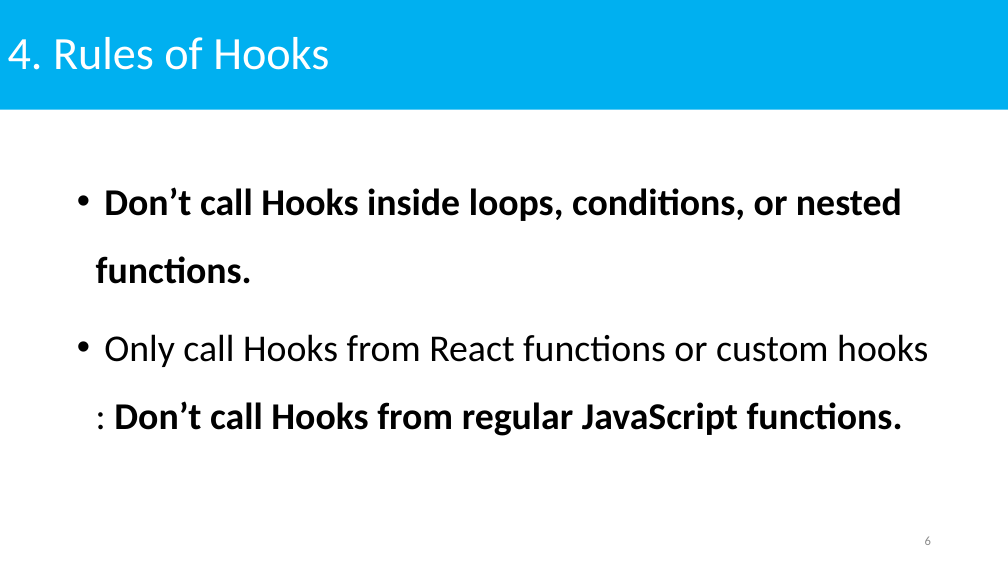
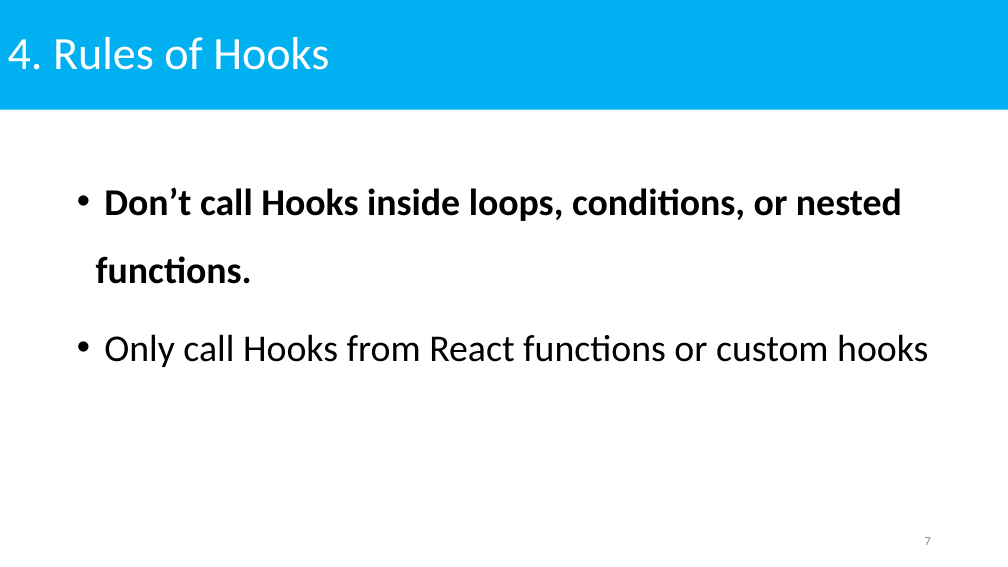
Before and after one commit to NhanHoang8195/react-hook-demo, a slide deck: slide 7 of ReactHooks.pptx (slide 6 before the commit). Drawn at 1008x567 pixels with LibreOffice and Linux fonts; fonts in the diff are those of the drawing. Boxes give left, top, right and bottom in pixels: in the first picture for what was removed or moved away, otherwise in the second. Text is boxed around its words. In the diff, an @@ line names an element or a change of style, - is before the commit and + after.

Commit message:
Update slide

```diff
--- a/ReactHooks.pptx
+++ b/ReactHooks.pptx
@@ text at (104,334,928,367): text changed @@
-• Only call Hooks from React functions or custom hooks : Don’t call Hooks from regular JavaScript functions.
+• Only call Hooks from React functions or custom hooks
@@ page number at (925,537,931,545): text changed @@
-6
+7
```
Also in this commit, not shown: 1 other slide changed, 1 slide added.
